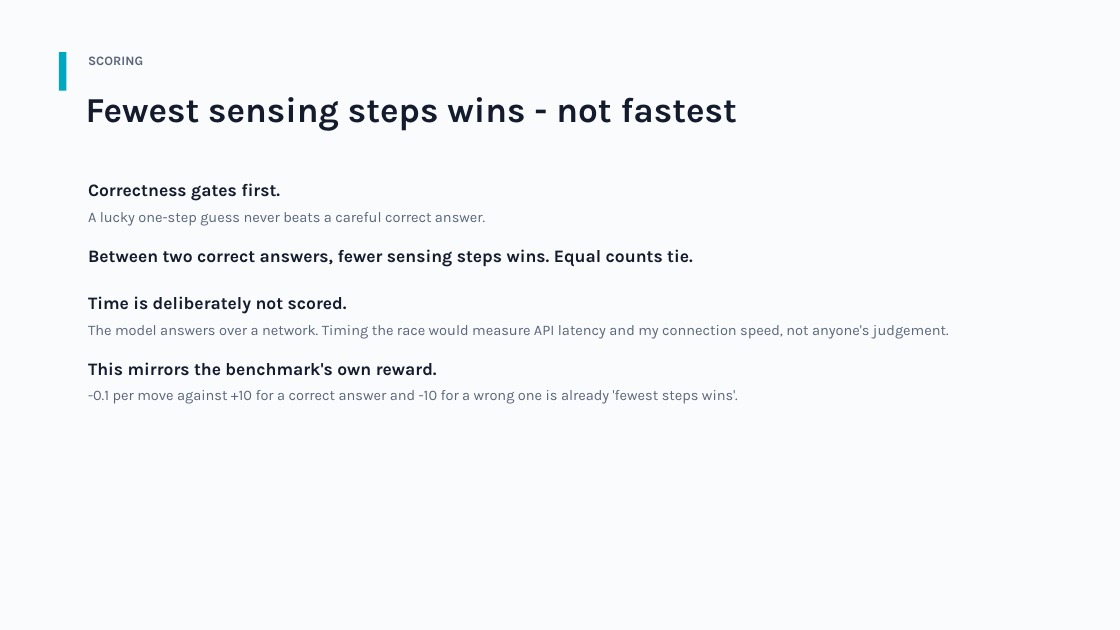
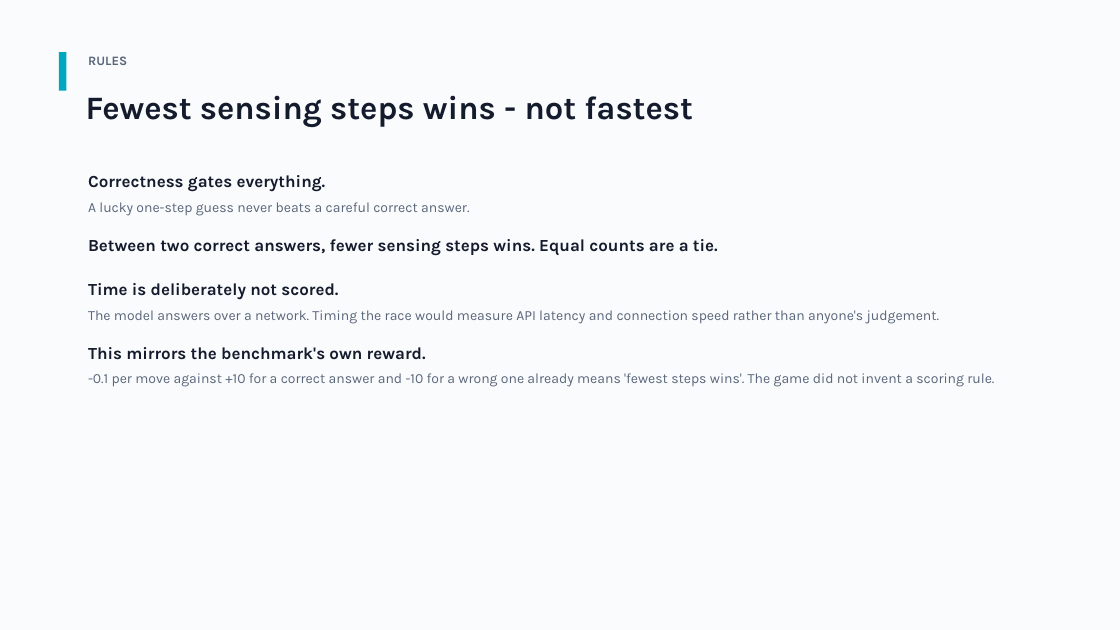
Before and after one commit to panandi/mnistpro, a slide deck: slide 6 of docs/MNIST-PRO-overview.pptx (slide 4 before the commit). Drawn at 1120x630 pixels with LibreOffice and Linux fonts; fonts in the diff are those of the drawing. Boxes give left, top, right and bottom in pixels: in the first picture for what was removed or moved away, otherwise in the second. Text is boxed around its words. In the diff, an @@ line names an element or a change of style, - is before the commit and + after.

```diff
--- a/docs/MNIST-PRO-overview.pptx
+++ b/docs/MNIST-PRO-overview.pptx
@@ text at bbox=[88, 56, 127, 65]: text changed @@
-SCORING
+RULES
@@ text "Fewest sensing steps wins - ..." at bbox=[86, 95, 692, 127]: size 30 to 28 pt @@
@@ text at bbox=[88, 175, 326, 192]: text changed; size 15 to 14.5 pt @@
-Correctness gates first.
+Correctness gates everything.
@@ text "A lucky one-step guess never ...": place and size @@
-text "A lucky one-step guess never ..." at bbox=[88, 212, 485, 226]
+text "A lucky one-step guess never ..." at bbox=[88, 202, 469, 216]
@@ text "A lucky one-step guess never ..." at bbox=[88, 202, 469, 216]: size 12.5 to 12 pt @@
@@ text at bbox=[88, 239, 718, 256]: text changed; size 15 to 14.5 pt @@
-Between two correct answers, fewer sensing steps wins. Equal counts tie.
+Between two correct answers, fewer sensing steps wins. Equal counts are a tie.
@@ text "Time is deliberately not scored.": place and size @@
-text "Time is deliberately not scored." at bbox=[88, 296, 347, 314]
+text "Time is deliberately not scored." at bbox=[88, 283, 338, 300]
@@ text "Time is deliberately not scored." at bbox=[88, 283, 338, 300]: size 15 to 14.5 pt @@
@@ text at bbox=[88, 310, 940, 324]: text changed; size 12.5 to 12 pt @@
-The model answers over a network. Timing the race would measure API latency and my connection speed, not anyone's judgement.
+The model answers over a network. Timing the race would measure API latency and connection speed rather than anyone's judgement.
@@ text "This mirrors the benchmark's own ..." at bbox=[88, 347, 426, 360]: size 15 to 14.5 pt @@
@@ text "This mirrors the benchmark's own ...": place and size @@
-text "This mirrors the benchmark's own ..." at bbox=[88, 362, 437, 376]
+text "This mirrors the benchmark's own ..." at bbox=[88, 347, 426, 360]
@@ text at bbox=[88, 373, 994, 387]: text changed; size 12.5 to 12 pt @@
--0.1 per move against +10 for a correct answer and -10 for a wrong one is already 'fewest steps wins'.
+-0.1 per move against +10 for a correct answer and -10 for a wrong one already means 'fewest steps wins'. The game did not invent a scoring rule.
```
Also in this commit, not shown: 8 other slides changed, 10 slides added, 2 slides removed.
